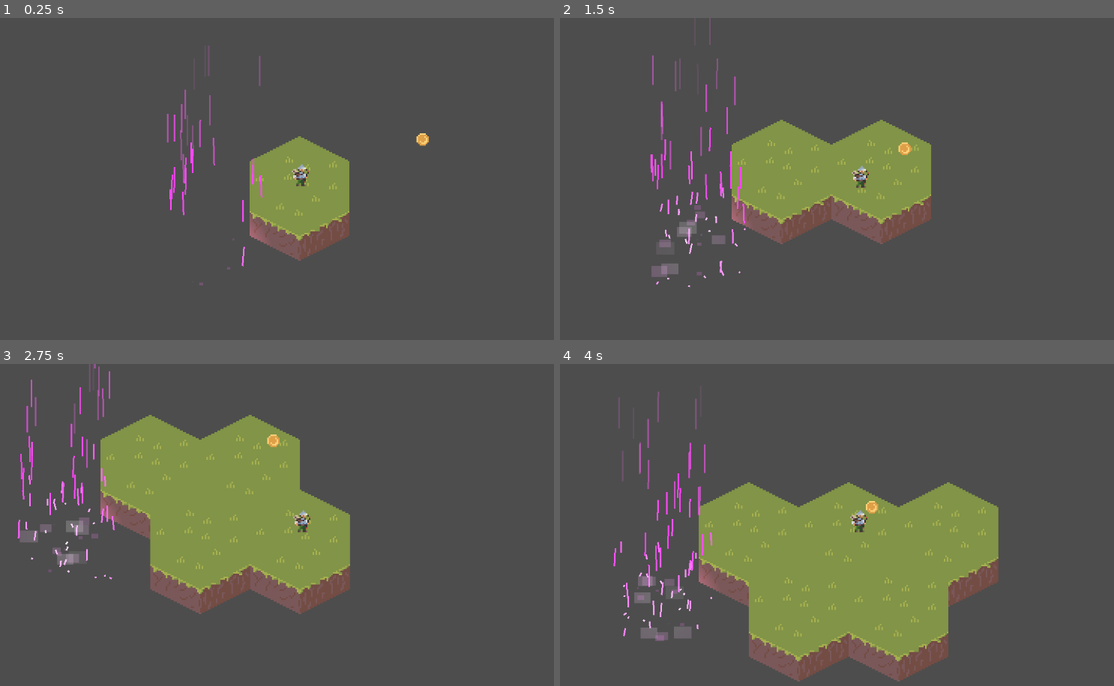
Above: before the commit, frames 1-4 (two rows, left to right).
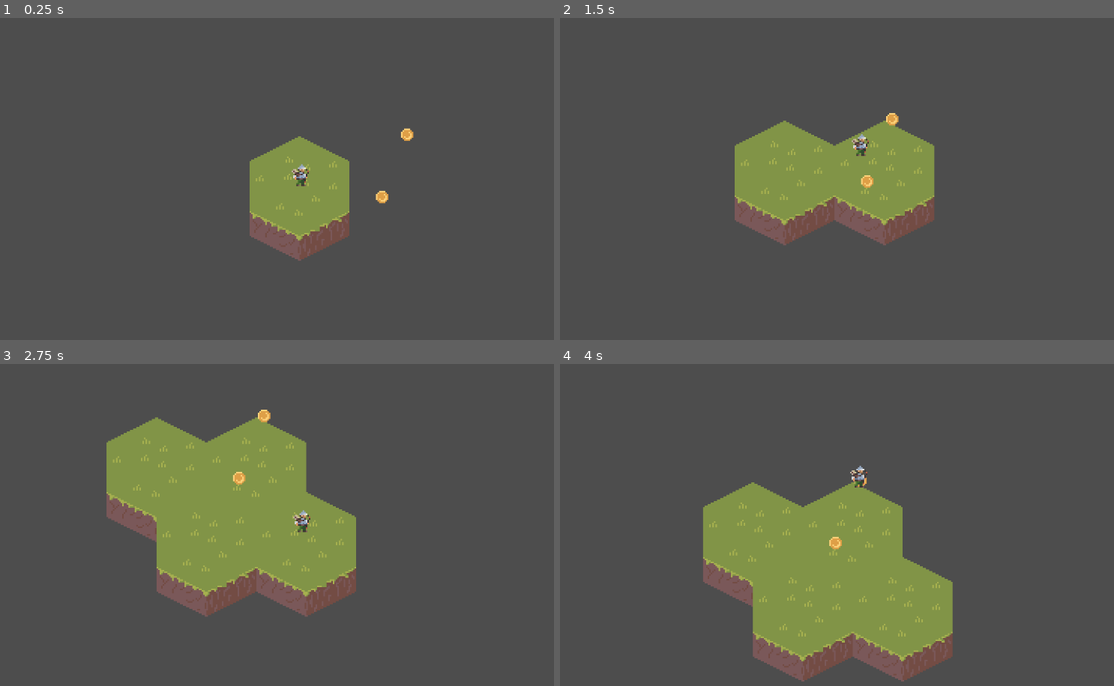
Above: after the commit, the same moments.

Repository: MichaelBarnett/LearnGodot
Game: Godot game, scene res://Worlds/TestWorld1.tscn
Same seed, same stepped clock (60 frames per second), same inputs: the game is played once before the commit and once after it. The project has no main scene, so this scene is started directly.
Inputs:
- Up to frame 1 (0.25 s): no input
- Up to frame 2 (1.5 s): hold D (MoveRight) 0.53-1.28 s; tap Space (Interact) at 0.6, 1.35 s; hold S (MoveDown) from 1.28 s (still down)
- Up to frame 3 (2.75 s): release S (MoveDown) at 2.03 s; hold D (MoveRight) from 2.03 s (still down); tap Space (Interact) at 2.1 s
- Up to frame 4 (4 s): release D (MoveRight) at 2.78 s; hold W (MoveUp) 2.78-3.53 s; tap Space (Interact) at 2.85, 3.6 s; hold A (MoveLeft) from 3.53 s (still down)

The runs differ from the first frame. In frame 1, 1.0% of the frame differs, in the area x 30-78%, y 8-84%; in frame 2, 3.1%; in frame 3, 4.6%; in frame 4, 8.6%, in the area x 9-80%, y 8-99%.

Commit message:
DealingwithYSort
YSort and custom IsoNode2D needs sort (haha)ing out. More testing to understand true ysort behaviour would be good.

Diff:
--- a/Assets/Character.tscn
+++ b/Assets/Character.tscn
@@ -1,5 +1,6 @@
-[gd_scene load_steps=5 format=3 uid="uid://dt6cnw8bxuvat"]
+[gd_scene load_steps=6 format=3 uid="uid://dt6cnw8bxuvat"]
 
+[ext_resource type="Script" path="res://GameplayElements/Characters/IsoNode2D.gd" id="1_agyvd"]
 [ext_resource type="Texture2D" uid="uid://c4hhheekpqypp" path="res://Assets/PlaceholderArcherMan.png" id="1_xtwkh"]
 [ext_resource type="Script" path="res://Assets/character_body_2d.gd" id="2_81rfv"]
 
@@ -19,22 +20,11 @@
 
 [node name="CharacterBody2D" type="CharacterBody2D"]
 z_index = 1
-z_as_relative = false
 y_sort_enabled = true
 script = ExtResource("2_81rfv")
 
 [node name="CollisionShape2D" type="CollisionShape2D" parent="."]
 shape = SubResource("CircleShape2D_qmc6n")
-
-[node name="AnimatedSprite2D" type="AnimatedSprite2D" parent="."]
-y_sort_enabled = true
-position = Vector2(1, -7)
-sprite_frames = SubResource("SpriteFrames_o82kt")
-
-[node name="Camera2D" type="Camera2D" parent="."]
-zoom = Vector2(3, 3)
-position_smoothing_enabled = true
-position_smoothing_speed = 30.0
 
 [node name="debug_label" type="Label" parent="."]
 visible = false
@@ -45,3 +35,16 @@
 offset_right = -2.0
 offset_bottom = 107.0
 text = "default text"
+
+[node name="IsoNode2D" type="Node2D" parent="."]
+y_sort_enabled = true
+script = ExtResource("1_agyvd")
+
+[node name="AnimatedSprite2D" type="AnimatedSprite2D" parent="IsoNode2D"]
+position = Vector2(1, -7)
+sprite_frames = SubResource("SpriteFrames_o82kt")
+
+[node name="Camera2D" type="Camera2D" parent="."]
+zoom = Vector2(3, 3)
+position_smoothing_enabled = true
+position_smoothing_speed = 30.0
--- a/Assets/character_body_2d.gd
+++ b/Assets/character_body_2d.gd
@@ -1,14 +1,20 @@
 extends CharacterBody2D
 
-
-@export var SPEED = 10000.0
+@export var SPEED = 64.0
+@export var JUMP_HEIGHT = 32.0
+var JUMP_STRENGTH = 0
 var debug_mode = false
 var CurrentHexagonID := Vector2i(0,0)
 const HEXAGON_Y_BIAS = 0.866
 
+func _ready() -> void:
+	# Calculate the jump strength (V) = V^2 = 0 + -2 * a * d
+	JUMP_STRENGTH = $IsoNode2D.calculate_jump_velocity_for_height(JUMP_HEIGHT)
+
 func _process(delta: float) -> void:
-	CurrentHexagonID = %HexManager.get_nearest_hexagon_id(Vector2(position.x, position.y))
-	%HexManager.get_or_create_hexagon(CurrentHexagonID)
+	if  %HexManager:
+		CurrentHexagonID = %HexManager.get_nearest_hexagon_id(Vector2(position.x, position.y))
+		%HexManager.get_or_create_hexagon(CurrentHexagonID)
 
 func update_debug_text(delta : float) -> void:
 	$debug_label.text = (" FPS: " +  str(Engine.get_frames_per_second()) + "/" + str(Engine.max_fps) + "\n" +
@@ -16,7 +22,6 @@
 	)
 
 func _physics_process(delta: float) -> void:
-
 	# Get the input direction and handle the movement/deceleration.
 	var left_right_axis := Input.get_axis("MoveLeft", "MoveRight")
 	var up_down_axis := Input.get_axis("MoveUp", "MoveDown")
@@ -24,6 +29,10 @@
 	var escape := Input.is_action_just_pressed("Quit")
 	if escape:
 		get_tree().quit()
+
+	var interact := Input.is_action_just_pressed("Interact")
+	if interact:
+		$IsoNode2D.jump(JUMP_STRENGTH)
 
 	var debug_pressed := Input.is_action_just_pressed("Debug")
 	if debug_pressed:
@@ -40,15 +49,15 @@
 		update_debug_text(delta)
 
 	if left_right_axis:
-		velocity.x = left_right_axis * SPEED * delta
+		velocity.x = left_right_axis * SPEED
 	else:
-		velocity.x = move_toward(velocity.x, 0, SPEED * delta)
+		velocity.x = move_toward(velocity.x, 0, SPEED)
 
 	if up_down_axis:
-		velocity.y = up_down_axis * SPEED * delta
+		velocity.y = up_down_axis * SPEED
 	else:
-		velocity.y = move_toward(velocity.y, 0, SPEED * delta)
-	velocity = velocity.limit_length(SPEED * delta)
+		velocity.y = move_toward(velocity.y, 0, SPEED)
+	velocity = velocity.limit_length(SPEED)
 	velocity.y = velocity.y * HEXAGON_Y_BIAS
 
 	move_and_slide()
--- /dev/null
+++ b/GameplayElements/Characters/IsoNode2D.gd
@@ -0,0 +1,46 @@
+class_name IsoNode2D
+extends Node2D
+
+var height : float = 0
+var height_velocity : float = 0
+@export var gravity : Vector2 = Vector2(748 * 0.8, 758 * 1.2) # Realistic gravity at 8 pixels / metre.
+@export var can_bounce : bool = false
+@export var bounce_dampen : float = 0.5
+@export var elastic : bool = false
+@export var elastic_height : float = 32
+
+var elastic_strength : float = 0
+
+func _ready() -> void:
+	elastic_strength = calculate_jump_velocity_for_height(elastic_height)
+	# Just override these, as this is what they always need to be.
+	y_sort_enabled = false
+	z_as_relative = true
+
+func calculate_jump_velocity_for_height(height : float):
+	return sqrt( 2 * abs(gravity[0]) * height)
+
+func jump(jump_velocity : float) -> void:
+	if height == 0:
+		height_velocity = -abs(jump_velocity)
+
+func _physics_process(delta: float) -> void:
+	# Process the
+	if height < 0 or not height_velocity == 0:
+		var grav_id : int = int(height_velocity > 0)
+		height_velocity += gravity[grav_id] * delta
+		height += height_velocity * delta
+
+		# Check we don't go through the floor, and stop bouncing.
+		if height > 0:
+			height = -0
+			if elastic:
+				jump(elastic_strength)
+			elif can_bounce:
+				height_velocity *= -bounce_dampen
+			else:
+				height_velocity = 0
+
+		# Apply offset to self.
+		position.y = height
+		z_index = -height
--- a/GameplayElements/Resources/GoldPickup.gd
+++ b/GameplayElements/Resources/GoldPickup.gd
@@ -1,17 +1,8 @@
 extends Sprite2D
 
-var height_speed : float = -3.0
+var height : float = 12.0
 
 # Called when the node enters the scene tree for the first time.
 func _ready() -> void:
-	offset.y = -1
-	pass # Replace with function body.
-
-# Called every frame. 'delta' is the elapsed time since the previous frame.
-func _process(delta: float) -> void:
-	if offset.y < 0:
-		height_speed += 10 * delta
-		offset.y += height_speed
-		if offset.y > 0:
-			offset.y = -1
-			height_speed = -2.0
+	var jump_strength : float = get_parent().calculate_jump_velocity_for_height(height)
+	#get_parent().jump(jump_strength)
--- a/GameplayElements/Resources/GoldPickup.tscn
+++ b/GameplayElements/Resources/GoldPickup.tscn
@@ -1,21 +1,32 @@
-[gd_scene load_steps=4 format=3 uid="uid://ckt8ipwpb5lok"]
+[gd_scene load_steps=5 format=3 uid="uid://ckt8ipwpb5lok"]
 
+[ext_resource type="Script" path="res://GameplayElements/Characters/IsoNode2D.gd" id="1_1ra0q"]
 [ext_resource type="Texture2D" uid="uid://0n41ij2murm1" path="res://Assets/gold.png" id="1_x1ad7"]
 [ext_resource type="Script" path="res://GameplayElements/Resources/GoldPickup.gd" id="2_5m6tq"]
 
 [sub_resource type="CircleShape2D" id="CircleShape2D_c0lix"]
 radius = 4.0
 
-[node name="GoldPickup" type="Sprite2D"]
+[node name="Node2D" type="Node2D"]
 z_index = 1
 y_sort_enabled = true
+
+[node name="IsoNode2D" type="Node2D" parent="."]
+y_sort_enabled = true
+script = ExtResource("1_1ra0q")
+bounce_dampen = 1.0
+elastic = true
+elastic_height = 12.0
+
+[node name="GoldPickup" type="Sprite2D" parent="IsoNode2D"]
+z_index = 1
 position = Vector2(0, -4)
 texture = ExtResource("1_x1ad7")
 script = ExtResource("2_5m6tq")
 
-[node name="Area2D" type="Area2D" parent="."]
+[node name="Area2D" type="Area2D" parent="IsoNode2D/GoldPickup"]
 collision_layer = 0
 collision_mask = 16
 
-[node name="CollisionShape2D" type="CollisionShape2D" parent="Area2D"]
+[node name="CollisionShape2D" type="CollisionShape2D" parent="IsoNode2D/GoldPickup/Area2D"]
 shape = SubResource("CircleShape2D_c0lix")
--- a/GameplayElements/World/Hexagons/HexagonManager.gd
+++ b/GameplayElements/World/Hexagons/HexagonManager.gd
@@ -1,3 +1,4 @@
+#class_name HexagonManager
 extends Node2D
 
 const cube_direction_vectors = [
--- a/Worlds/TestWorld1.tscn
+++ b/Worlds/TestWorld1.tscn
@@ -1,9 +1,8 @@
-[gd_scene load_steps=5 format=3 uid="uid://1ultwastqupb"]
+[gd_scene load_steps=4 format=3 uid="uid://1ultwastqupb"]
 
 [ext_resource type="PackedScene" uid="uid://c1qf37mxx1nor" path="res://GameplayElements/World/Hexagons/HexagonManager.tscn" id="2_ohxqg"]
 [ext_resource type="PackedScene" uid="uid://ckt8ipwpb5lok" path="res://GameplayElements/Resources/GoldPickup.tscn" id="3_8btm3"]
 [ext_resource type="PackedScene" uid="uid://dt6cnw8bxuvat" path="res://Assets/Character.tscn" id="3_yu0jg"]
-[ext_resource type="PackedScene" uid="uid://c2ecc2m34wqlr" path="res://Assets/HexagonSummonEffect.tscn" id="4_g1hyv"]
 
 [node name="WorldBase" type="Node2D"]
 y_sort_enabled = true
@@ -11,12 +10,11 @@
 [node name="HexManager" parent="." instance=ExtResource("2_ohxqg")]
 unique_name_in_owner = true
 
+[node name="GoldPickup" parent="." instance=ExtResource("3_8btm3")]
+position = Vector2(53, 11)
+
 [node name="PlayerCharacter" parent="." instance=ExtResource("3_yu0jg")]
 unique_name_in_owner = true
-SPEED = 4000.0
 
-[node name="GoldPickup" parent="." instance=ExtResource("3_8btm3")]
-position = Vector2(79, -4)
-
-[node name="ParticleRoot" parent="." instance=ExtResource("4_g1hyv")]
-position = Vector2(-55, 48)
+[node name="GoldPickup2" parent="." instance=ExtResource("3_8btm3")]
+position = Vector2(69, -29)
